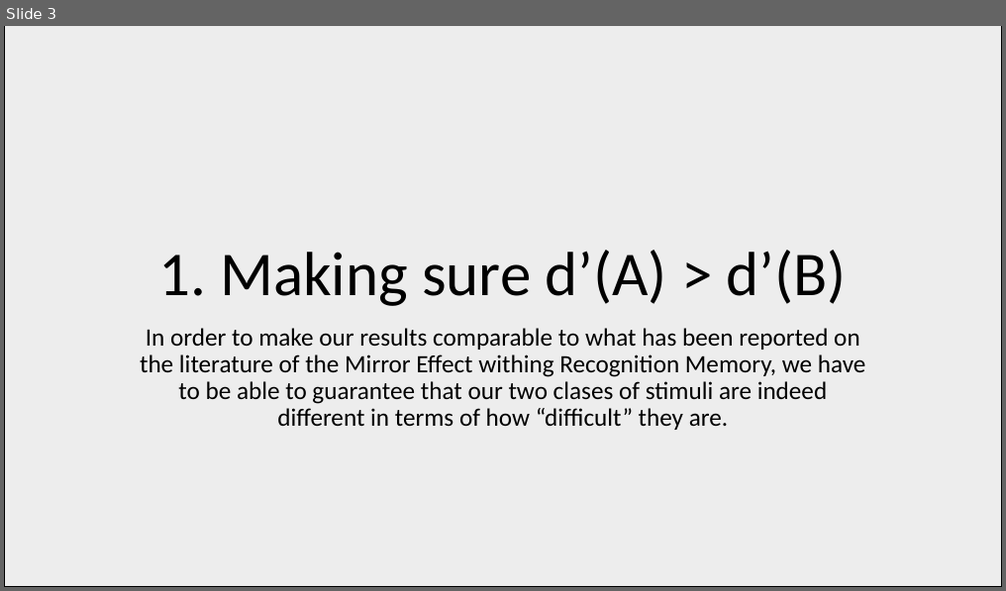
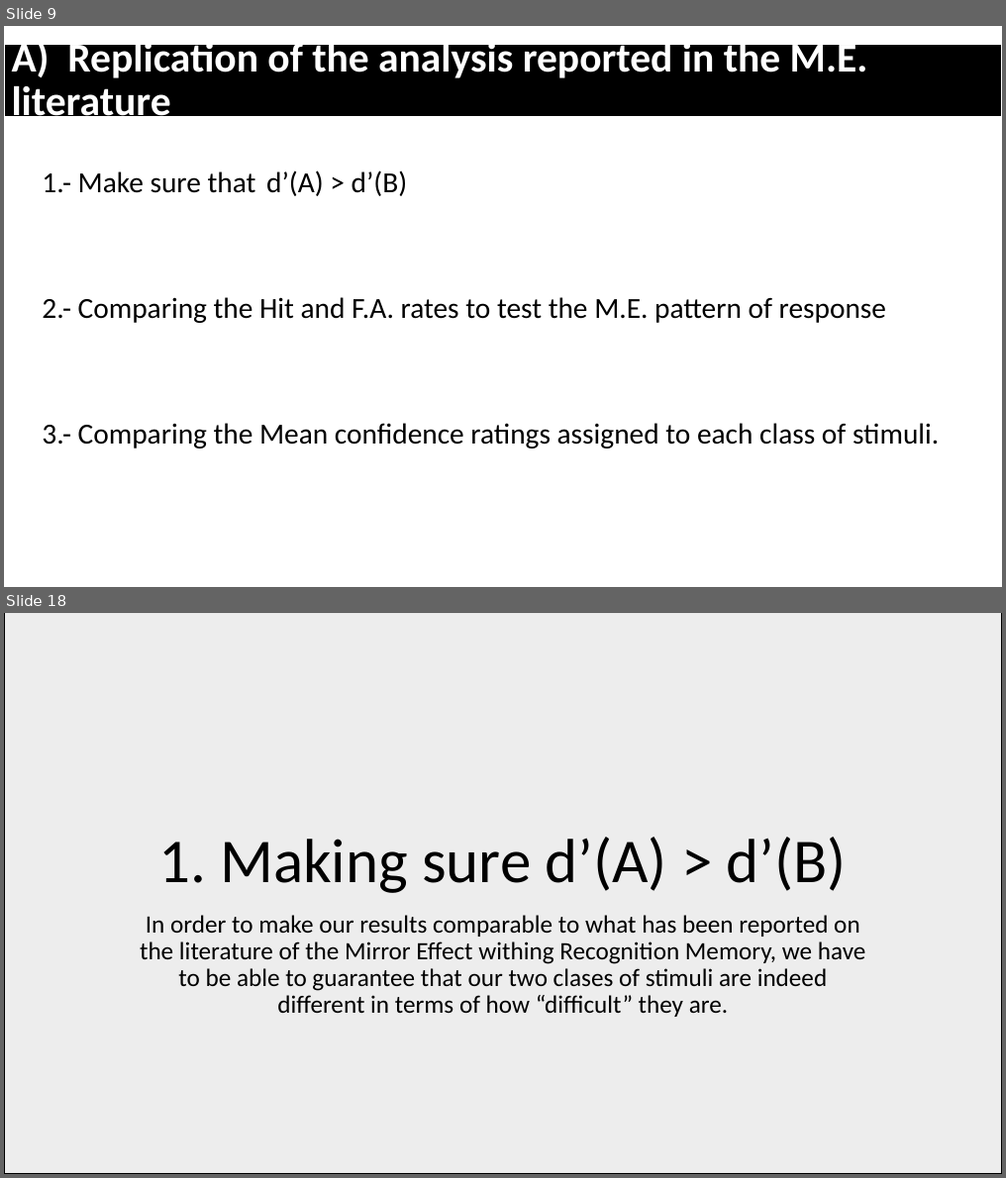
Before and after one commit to Adrifelcha/afchavez-019, a slide deck: MichaelLee/SDT Mirror Effect/Paper 1/BayesianSDTmodeling_Overview.pptx. Shown one above the other, each under a label of ours: slide 3 before the commit, slides 9 and 18 after it; the slides between them are not shown. The pictures are 1006x591 and 1006x1178 pixels, drawn with LibreOffice and Linux fonts; fonts in the diff are those of the drawing. Boxes give left, top, right and bottom in pixels: in the first picture for what was removed or moved away, otherwise in the second. Text is boxed around its words. In the diff, an @@ line names an element or a change of style, - is before the commit and + after.

```diff
--- a/MichaelLee/SDT Mirror Effect/Paper 1/BayesianSDTmodeling_Overview.pptx
+++ b/MichaelLee/SDT Mirror Effect/Paper 1/BayesianSDTmodeling_Overview.pptx
@@ slide 9 added at (4,26,1002,587), background #FFFFFF @@
@@ title added at (4,44,1002,116), fill #000000, outline #FFFFFF 0.75 pt, 39.6 pt, text #FFFFFF, bold @@
+A) Replication of the analysis reported in the M.E. literature
@@ text added at (42,171,939,449), 28 pt, text #000000 @@
+1.- Make sure that d’(A) > d’(B)
+2.- Comparing the Hit and F.A. rates to test the M.E. pattern of response
+3.- Comparing the Mean confidence ratings assigned to each class of stimuli.
@@ what was slide 3 is now slide 18 @@
```
Also in this commit, not shown: 1 slide changed, 15 other slides added, 1 slide removed, 4 other files.
